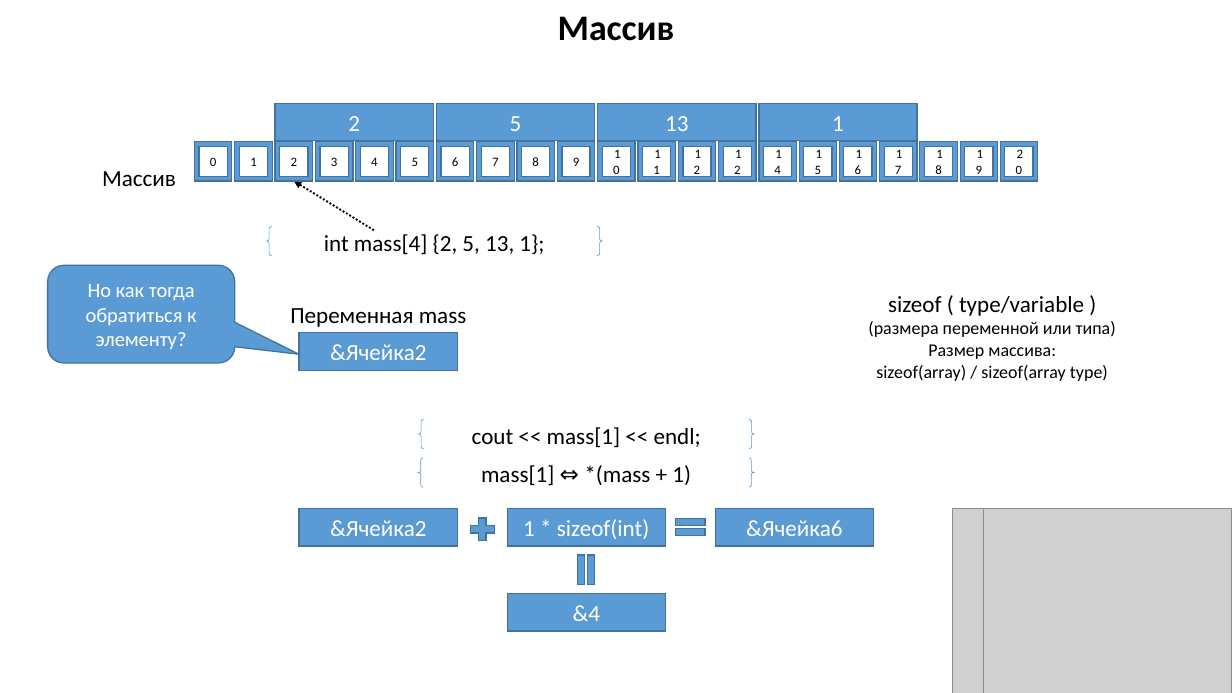
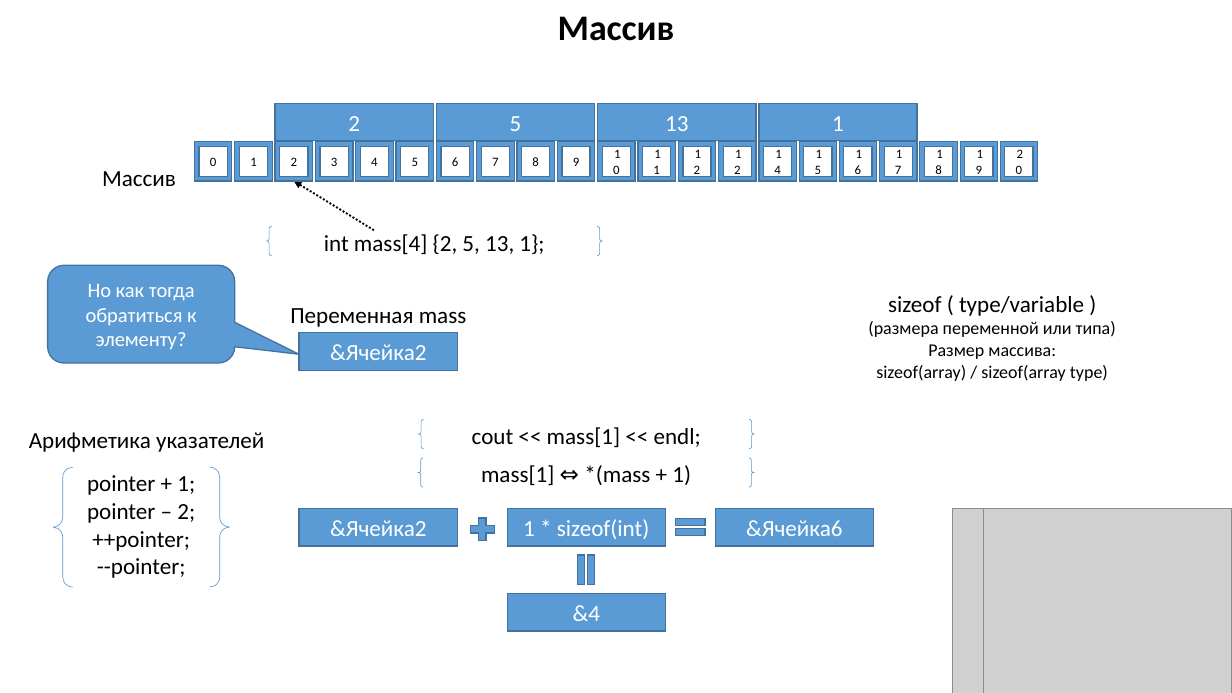
Before and after one commit to MUCTR-IKT-CPP/cpp_course, a slide deck: slide 6 of Lections/Two/Память, указатели, ссылки, передача параметров в функцию.pptx. Drawn at 1232x693 pixels with LibreOffice and Linux fonts; fonts in the diff are those of the drawing; grey boxes stand for pictures. Boxes give left, top, right and bottom in pixels: in the first picture for what was removed or moved away, otherwise in the second. Text is boxed around its words. In the diff, an @@ line names an element or a change of style, - is before the commit and + after.

```diff
--- a/Lections/Two/Память, указатели, ссылки, передача параметров в функцию.pptx
+++ b/Lections/Two/Память, указатели, ссылки, передача параметров в функцию.pptx
@@ text added at bbox=[29, 432, 264, 452], 18 pt, text #000000 @@
+Арифметика указателей
@@ brace pair added at bbox=[53, 468, 230, 588], outline #5B9BD5 0.5 pt, 18 pt, text #000000 @@
+pointer + 1;
+pointer – 2;
+++pointer;
+--pointer;
```
Also in this commit, not shown: 2 other slides changed, 11 other files.
